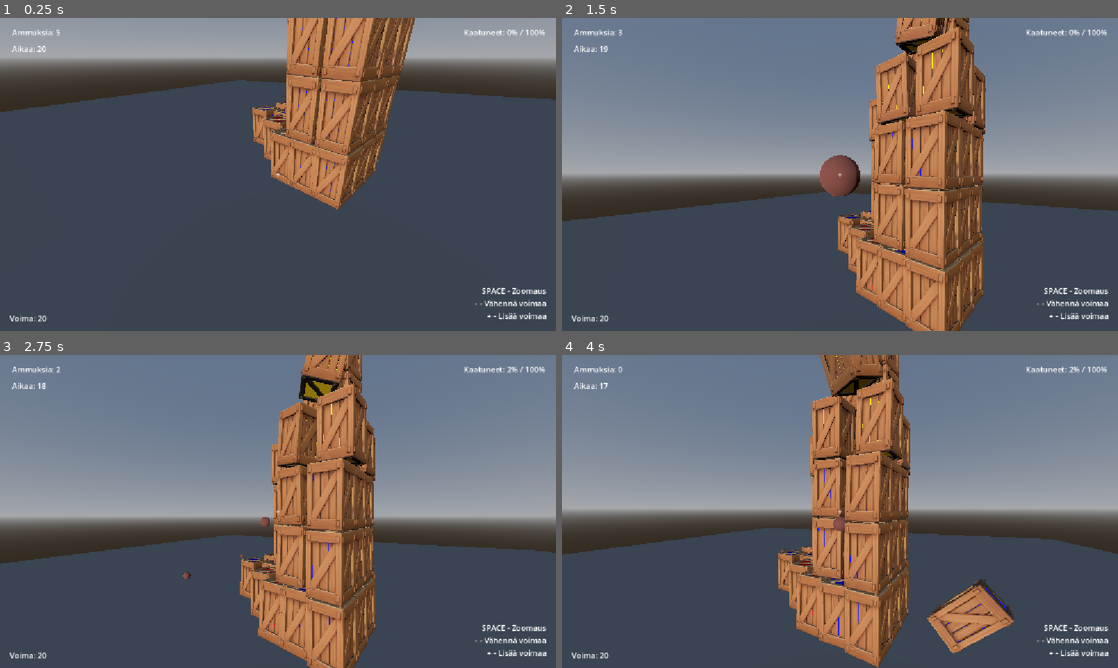
Above: before the commit, frames 1-4 (two rows, left to right).
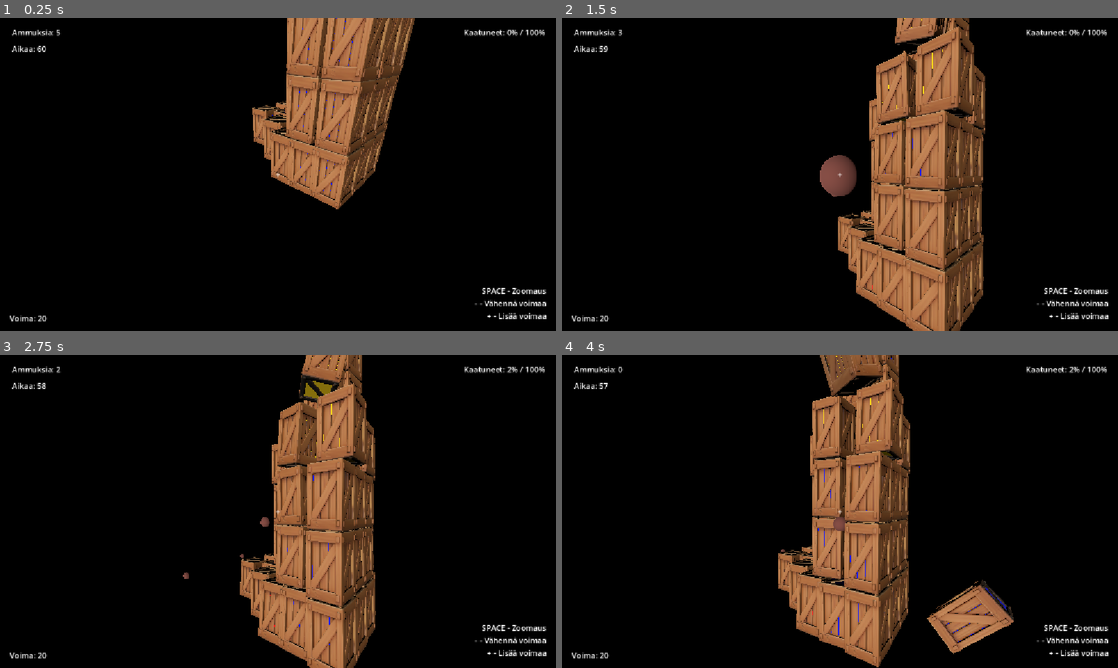
Above: after the commit, the same moments.

Repository: santtu-kumpulainen/3d-fysiikkapeli
Game: Godot game, scene res://scenes/levels/level_2.tscn
Two runs of this game, one before a commit and one after it. Both use one fixed random seed, a clock stepped at 60 frames per second and the inputs below. This scene is started directly instead of the project's main scene.
Inputs (mouse positions are in pixels of both pictures, inside the frame that each line leads up to):
- Up to frame 1 (0.25 s): no input
- Up to frame 2 (1.5 s): tap Enter at 0.5 s; move the mouse to (867, 174) at 0.52 s; tap R at 0.6, 1.35 s; click (867, 174) at 0.67 s; tap Space at 0.77 s; move the mouse to (812, 174) at 1.27 s; click (812, 174) at 1.42 s
- Up to frame 3 (2.75 s): tap Space at 1.52 s; move the mouse to (289, 505) at 2.02 s; tap R at 2.1 s; click (289, 505) at 2.17 s
- Up to frame 4 (4 s): move the mouse to (834, 517) at 2.77 s; tap R at 2.85, 3.6 s; click (834, 517) at 2.92 s; tap Space at 3.02, 3.77 s; move the mouse to (878, 514) at 3.52 s; click (878, 514) at 3.67 s

The runs differ from the first frame. In frame 1, 88% of the frame differs, in the area x 0-100%, y 0-100%; in frame 2, 80%; in frame 3, 83%; in frame 4, 82%.

Commit message:
Added ground textures and fixed sadows

Diff:
--- /dev/null
+++ b/3d_fysiikkapeli/assets/ground_texture/PavingStones142_2K-PNG.tres
@@ -0,0 +1,19 @@
+[gd_resource type="StandardMaterial3D" load_steps=6 format=3 uid="acg_52w6xrmn"]
+
+[ext_resource type="Texture2D" uid="uid://acg_74dtugj0" id="Color" path="./PavingStones142_2K-PNG_Color.png"]
+[ext_resource type="Texture2D" uid="uid://acg_ctnbvfwz" id="AmbientOcclusion" path="./PavingStones142_2K-PNG_AmbientOcclusion.png"]
+[ext_resource type="Texture2D" uid="uid://acg_6iwn7clf" id="Displacement" path="./PavingStones142_2K-PNG_Displacement.png"]
+[ext_resource type="Texture2D" uid="uid://acg_1b0k83rz" id="Roughness" path="./PavingStones142_2K-PNG_Roughness.png"]
+[ext_resource type="Texture2D" uid="uid://acg_io7r5law" id="NormalGL" path="./PavingStones142_2K-PNG_NormalGL.png"]
+[resource]
+albedo_texture = ExtResource("Color")
+ao_enabled = true
+ao_texture = ExtResource("AmbientOcclusion")
+ao_texture_channel = 4
+roughness_texture = ExtResource("Roughness")
+roughness_texture_channel = 4
+normal_texture = ExtResource("NormalGL")
+normal_enabled = true
+heightmap_texture = ExtResource("Displacement")
+heightmap_scale = 1.0
+heightmap_enabled = true
--- /dev/null
+++ b/3d_fysiikkapeli/assets/sky/examples/day_sky.tres
@@ -0,0 +1,65 @@
+[gd_resource type="ShaderMaterial" load_steps=12 format=3 uid="uid://dh6ykun8bv60u"]
+
+[ext_resource type="Shader" path="res://sky/stylized_sky.gdshader" id="1_i5n5i"]
+
+[sub_resource type="Gradient" id="Gradient_hjww8"]
+offsets = PackedFloat32Array(0.48, 0.6)
+colors = PackedColorArray(1, 1, 1, 1, 1, 1, 1, 0)
+
+[sub_resource type="GradientTexture2D" id="GradientTexture2D_xucge"]
+gradient = SubResource("Gradient_hjww8")
+fill = 1
+fill_from = Vector2(0.5, 0.5)
+
+[sub_resource type="Curve" id="Curve_eapw0"]
+_data = [Vector2(0, 0), 0.0, 10.0, 0, 1, Vector2(0.1, 1), 0.0, 0.0, 0, 0, Vector2(1, 0.8), -0.222222, 0.0, 1, 0]
+point_count = 3
+
+[sub_resource type="CurveTexture" id="CurveTexture_pcewo"]
+texture_mode = 1
+curve = SubResource("Curve_eapw0")
+
+[sub_resource type="FastNoiseLite" id="FastNoiseLite_4c2cr"]
+
+[sub_resource type="NoiseTexture2D" id="NoiseTexture2D_lkl1w"]
+seamless = true
+noise = SubResource("FastNoiseLite_4c2cr")
+
+[sub_resource type="FastNoiseLite" id="FastNoiseLite_rs0k1"]
+fractal_octaves = 10
+
+[sub_resource type="NoiseTexture2D" id="NoiseTexture2D_or465"]
+seamless = true
+noise = SubResource("FastNoiseLite_rs0k1")
+
+[sub_resource type="FastNoiseLite" id="FastNoiseLite_nsbgi"]
+noise_type = 3
+
+[sub_resource type="NoiseTexture2D" id="NoiseTexture2D_27faw"]
+seamless = true
+noise = SubResource("FastNoiseLite_nsbgi")
+
+[resource]
+shader = ExtResource("1_i5n5i")
+shader_parameter/clouds_samples = 32
+shader_parameter/shadow_sample = 4
+shader_parameter/clouds_density = 0.4
+shader_parameter/clouds_scale = 1.0
+shader_parameter/clouds_smoothness = 0.03
+shader_parameter/clouds_light_color = Color(1, 1, 1, 1)
+shader_parameter/clouds_shadow_intensity = 3.5
+shader_parameter/cloud_shape_sampler = SubResource("NoiseTexture2D_or465")
+shader_parameter/cloud_noise_sampler = SubResource("NoiseTexture2D_lkl1w")
+shader_parameter/cloud_curves = SubResource("CurveTexture_pcewo")
+shader_parameter/high_clouds_density = 0.2
+shader_parameter/high_clouds_sampler = SubResource("NoiseTexture2D_27faw")
+shader_parameter/top_color = Color(0.34902, 0.588235, 1, 1)
+shader_parameter/bottom_color = Color(0, 0.329412, 0.968627, 1)
+shader_parameter/sun_scatter = Color(0.298039, 0.298039, 0.298039, 1)
+shader_parameter/astro_tint = Color(0.905882, 0.788235, 0.627451, 1)
+shader_parameter/astro_scale = 9.0
+shader_parameter/astro_intensity = 3.0
+shader_parameter/astro_sampler = SubResource("GradientTexture2D_xucge")
+shader_parameter/stars_intensity = 0.0
+shader_parameter/shooting_stars_intensity = 0.0
+shader_parameter/shooting_star_tint = null
--- /dev/null
+++ b/3d_fysiikkapeli/assets/sky/examples/night_sky.tres
@@ -0,0 +1,70 @@
+[gd_resource type="ShaderMaterial" load_steps=13 format=3 uid="uid://m80rmki4fbox"]
+
+[ext_resource type="Shader" path="res://sky/stylized_sky.gdshader" id="1_kacri"]
+[ext_resource type="Texture2D" uid="uid://dvuwb0yce4sb7" path="res://sky/assets/shooting_star_sampler.png" id="2_gp87k"]
+
+[sub_resource type="Gradient" id="Gradient_hjww8"]
+offsets = PackedFloat32Array(0.58, 0.6)
+colors = PackedColorArray(1, 1, 1, 1, 1, 1, 1, 0)
+
+[sub_resource type="GradientTexture2D" id="GradientTexture2D_vg6u4"]
+gradient = SubResource("Gradient_hjww8")
+width = 128
+height = 128
+fill = 1
+fill_from = Vector2(0.5, 0.5)
+
+[sub_resource type="Curve" id="Curve_eapw0"]
+_data = [Vector2(0, 0), 0.0, 10.0, 0, 1, Vector2(0.1, 1), 0.0, 0.0, 0, 0, Vector2(1, 0.8), -0.222222, 0.0, 1, 0]
+point_count = 3
+
+[sub_resource type="CurveTexture" id="CurveTexture_pcewo"]
+texture_mode = 1
+curve = SubResource("Curve_eapw0")
+
+[sub_resource type="FastNoiseLite" id="FastNoiseLite_4c2cr"]
+
+[sub_resource type="NoiseTexture2D" id="NoiseTexture2D_lkl1w"]
+seamless = true
+noise = SubResource("FastNoiseLite_4c2cr")
+
+[sub_resource type="FastNoiseLite" id="FastNoiseLite_rs0k1"]
+fractal_octaves = 10
+
+[sub_resource type="NoiseTexture2D" id="NoiseTexture2D_or465"]
+seamless = true
+seamless_blend_skirt = 1.0
+noise = SubResource("FastNoiseLite_rs0k1")
+
+[sub_resource type="FastNoiseLite" id="FastNoiseLite_4dufw"]
+noise_type = 3
+
+[sub_resource type="NoiseTexture2D" id="NoiseTexture2D_ol2j5"]
+seamless = true
+noise = SubResource("FastNoiseLite_4dufw")
+
+[resource]
+shader = ExtResource("1_kacri")
+shader_parameter/clouds_samples = 32
+shader_parameter/shadow_sample = 4
+shader_parameter/clouds_density = 0.4
+shader_parameter/clouds_scale = 1.0
+shader_parameter/clouds_smoothness = 0.05
+shader_parameter/clouds_light_color = Color(0.227451, 0.447059, 1, 1)
+shader_parameter/clouds_shadow_intensity = 8.0
+shader_parameter/cloud_shape_sampler = SubResource("NoiseTexture2D_or465")
+shader_parameter/cloud_noise_sampler = SubResource("NoiseTexture2D_lkl1w")
+shader_parameter/cloud_curves = SubResource("CurveTexture_pcewo")
+shader_parameter/high_clouds_density = 0.0
+shader_parameter/high_clouds_sampler = SubResource("NoiseTexture2D_ol2j5")
+shader_parameter/top_color = Color(0.027451, 0.101961, 0.25098, 1)
+shader_parameter/bottom_color = Color(0.027451, 0.101961, 0.25098, 1)
+shader_parameter/sun_scatter = Color(0.12549, 0.0862745, 0.372549, 1)
+shader_parameter/astro_tint = Color(1, 1, 1, 1)
+shader_parameter/astro_scale = 6.0
+shader_parameter/astro_intensity = 1.2
+shader_parameter/astro_sampler = SubResource("GradientTexture2D_vg6u4")
+shader_parameter/stars_intensity = 5.0
+shader_parameter/shooting_stars_intensity = 4.0
+shader_parameter/shooting_star_tint = Color(1, 0.662745, 0.419608, 1)
+shader_parameter/shooting_star_sampler = ExtResource("2_gp87k")
--- /dev/null
+++ b/3d_fysiikkapeli/assets/sky/examples/sky.tscn
@@ -0,0 +1,25 @@
+[gd_scene load_steps=4 format=3 uid="uid://cg3m5qnyxjev4"]
+
+[ext_resource type="Material" uid="uid://m80rmki4fbox" path="res://sky/examples/night_sky.tres" id="1_octoo"]
+
+[sub_resource type="Sky" id="Sky_ieg05"]
+sky_material = ExtResource("1_octoo")
+
+[sub_resource type="Environment" id="Environment_1eoep"]
+background_mode = 2
+sky = SubResource("Sky_ieg05")
+ambient_light_source = 2
+ambient_light_color = Color(0.45098, 0.333333, 0.309804, 1)
+ambient_light_energy = 0.5
+tonemap_mode = 2
+glow_enabled = true
+glow_bloom = 0.2
+
+[node name="Sky" type="Node3D"]
+
+[node name="WorldEnvironment" type="WorldEnvironment" parent="."]
+environment = SubResource("Environment_1eoep")
+
+[node name="DirectionalLight3D" type="DirectionalLight3D" parent="."]
+transform = Transform3D(0.984196, 0.113116, -0.136249, 0, 0.7694, 0.638767, 0.177085, -0.628672, 0.75724, 0, 0, 0)
+shadow_enabled = true
--- /dev/null
+++ b/3d_fysiikkapeli/assets/sky/stylized_sky.gdshader
@@ -0,0 +1,226 @@
+shader_type sky;
+render_mode use_half_res_pass;
+
+group_uniforms clouds;
+
+uniform sampler2D cloud_shape_sampler : filter_linear_mipmap_anisotropic, repeat_enable;
+uniform sampler2D cloud_noise_sampler : filter_linear_mipmap_anisotropic, repeat_enable;
+uniform sampler2D cloud_curves;
+
+uniform int clouds_samples : hint_range(8, 32, 8) = 16;
+uniform int shadow_sample : hint_range(1, 4, 1) = 4;
+
+uniform float clouds_density : hint_range(0.0, 1.0, 0.1) = 0.5;
+uniform float clouds_scale : hint_range(0.5, 1.5, 0.1) = 1.0;
+uniform float clouds_smoothness : hint_range(0.01, 0.1, 0.01) = 0.035;
+uniform vec3 clouds_light_color : source_color;
+uniform float clouds_shadow_intensity : hint_range(0.1, 10.0, 0.1) = 1.0;
+
+group_uniforms high_clouds;
+
+uniform sampler2D high_clouds_sampler;
+uniform float high_clouds_density : hint_range(0.0, 1.0, 0.05) = 0.0;
+
+group_uniforms sky;
+
+uniform vec3 top_color : source_color = vec3(1.0);
+uniform vec3 bottom_color : source_color = vec3(1.0);
+uniform vec3 sun_scatter : source_color = vec3(1.0);
+
+group_uniforms astro;
+
+uniform vec3 astro_tint : source_color;
+uniform sampler2D astro_sampler : repeat_disable, filter_linear_mipmap;
+uniform float astro_scale : hint_range(0.1, 10.0, 0.1) = 1.0;
+uniform float astro_intensity : hint_range(1.0, 3.0, 0.1) = 1.0;
+
+group_uniforms stars;
+
+uniform float stars_intensity : hint_range(0.0, 5.0, 0.1) = 0.0;
+
+group_uniforms shooting_stars;
+
+uniform float shooting_stars_intensity : hint_range(0.0, 10.0, 0.1) = 0.0;
+uniform sampler2D shooting_star_sampler : filter_linear, repeat_disable;
+uniform vec3 shooting_star_tint : source_color;
+
+float rand(float n){return fract(sin(n) * 43758.5453123);}
+
+// Voronoi method credit:
+// The MIT License
+// Copyright © 2013 Inigo Quilez
+// https://www.shadertoy.com/view/ldl3Dl
+
+vec3 hash( vec3 x ){
+	x = vec3( dot(x,vec3(127.1,311.7, 74.7)),
+			  dot(x,vec3(269.5,183.3,246.1)),
+			  dot(x,vec3(113.5,271.9,124.6)));
+	return fract(sin(x)*43758.5453123);
+}
+
+vec3 voronoi( in vec3 x ){
+	vec3 p = floor( x );
+	vec3 f = fract( x );
+
+	float id = 0.0;
+	vec2 res = vec2( 100.0 );
+	for( int k=-1; k<=1; k++ )
+	for( int j=-1; j<=1; j++ )
+	for( int i=-1; i<=1; i++ ) {
+		vec3 b = vec3( float(i), float(j), float(k) );
+		vec3 r = vec3( b ) - f + hash( p + b );
+		float d = dot( r, r );
+		if( d < res.x ) {
+			id = dot( p+b, vec3(1.0,57.0,113.0 ) );
+			res = vec2( d, res.x );
+		} else if( d < res.y ) {
+			res.y = d;
+		}
+    }
+    return vec3( sqrt( res ), abs(id) );
+}
+
+// https://stackoverflow.com/questions/18558910/direction-vector-to-rotation-matrix
+
+mat3 direction_to_matrix(vec3 direction) {
+	vec3 x_axis = normalize(cross(vec3(0.0, 1.0, 0.0), direction));
+	vec3 y_axis = normalize(cross(direction, x_axis));
+	return mat3(vec3(x_axis.x, y_axis.x, direction.x),
+				vec3(x_axis.y, y_axis.y, direction.y),
+				vec3(x_axis.z, y_axis.z, direction.z));
+}
+
+float cloud_density(vec3 p, float progress){
+	float t_o = TIME * 0.001;
+	float t_o_small = TIME * -0.005;
+	float noise = texture(cloud_noise_sampler, p.xy * 4.0 + t_o_small).x * 0.1 + 0.9;
+	float clouds_shape = texture(cloud_shape_sampler, (p.xy + t_o) * clouds_scale).x;
+	float height_curve = texture(cloud_curves, vec2(progress, 0.0)).x;
+	float base_density = 1.0 - clouds_density;
+	float density =
+	smoothstep(base_density - clouds_smoothness,
+	base_density + clouds_smoothness,
+	clouds_shape * noise * height_curve
+	);
+	return density;
+}
+
+vec2 cloud_ray_march(vec3 direction, vec3 sun_direction){
+
+	float density = 0.0;
+	float light = 0.0;
+
+	float height = 0.03;
+	vec3 sample_point = vec3(0.0, 0.0, 2.0);
+
+	int loop_offset = clouds_samples * 3;
+
+	for(int i = loop_offset; i < clouds_samples + loop_offset; i++) {
+		float progress = float(i) / float(clouds_samples);
+		sample_point = direction * height * progress;
+		float point_density = cloud_density(sample_point, progress);
+		density += point_density;
+
+		float point_light = 0.0;
+		for(int f = 0; f < shadow_sample; f++){
+			float shadow_progress = float(f) / float(shadow_sample);
+			vec3 shadow_offset = sun_direction * height * shadow_progress;
+			point_light += cloud_density(sample_point + shadow_offset, progress);
+		}
+		light += point_light;
+	}
+	return vec2(clamp(density, 0.0, 1.0), light / float(shadow_sample * clouds_samples));
+}
+
+vec3 random_direction(float seed){
+	float phi = rand(seed) * PI;
+	float costheta = rand(seed + 100.0) * 2.0 - 1.0;
+	float theta = acos(costheta);
+	return vec3( sin(theta) * cos(phi), (theta) * sin(phi), cos(theta) );
+}
+
+float get_shooting_star(vec3 eyedir){
+	float shooting_star = 0.0;
+	for(int i = 0; i < 4; i++){
+		float base_rand = rand(float(i));
+		float time = TIME + base_rand * 2.0;
+		float duration = 0.5 + base_rand;
+		float seed = floor(time / duration) * duration + base_rand;
+		float progress = mod(time, duration) / duration;
+		float rand_value = rand(seed + 100.0);
+		float rand_scale = base_rand * 10.0;
+		float a = rand_value * 0.8;
+		mat3 angle = mat3(vec3(cos(a), -sin(a), 0.0), vec3(sin(a), cos(a), 0.0), vec3(0.0, 0.0, 1.0));
+		vec3 shooting_dir = direction_to_matrix(random_direction(seed)) * angle * eyedir;
+		vec2 shooting_uv = ((shooting_dir.xy + vec2(0.0, progress * 0.4)) * (8.0 + rand_scale)) + vec2(0.5);
+
+		float shooting_mask = ceil(
+			clamp(shooting_uv.x * (1.0 - shooting_uv.x), 0.0, 1.0) *
+			clamp(shooting_uv.y * (1.0 - shooting_uv.y), 0.0, 1.0)
+			) * ceil(shooting_dir.z);
+
+		shooting_star = clamp(
+			shooting_star + texture(shooting_star_sampler, shooting_uv).x
+			* sin(progress * PI)
+			* shooting_mask * rand_value,
+		0.0, 1.0);
+	}
+	return clamp(shooting_star, 0.0, 1.0);
+}
+
+void sky() {
+
+	float horizon_mask = abs(EYEDIR.y);
+	float bottom_mask = smoothstep(0.5, 0.45, SKY_COORDS.y);
+
+	vec3 dir = direction_to_matrix(LIGHT0_DIRECTION) * EYEDIR;
+	vec2 astro_uv = (-(dir.xy / dir.z) * astro_scale) + vec2(0.5);
+	float astro_mask = ceil(
+		clamp(astro_uv.x * (1.0 - astro_uv.x), 0.0, 1.0) *
+		clamp(astro_uv.y * (1.0 - astro_uv.y), 0.0, 1.0)
+		) * ceil(dir.z);
+	vec4 astro_color = texture(astro_sampler, astro_uv);
+
+	// Sky color
+
+	vec3 sky_gradient = mix(bottom_color.rgb, top_color.rgb, clamp(EYEDIR.y, 0.0, 1.0));
+	vec3 sunset_color = sun_scatter * (1.0 - horizon_mask);
+	vec3 sky_color = clamp(sky_gradient + sunset_color, 0.0, 1.0);
+
+	// Stars
+
+	if(stars_intensity > 0.0){
+		vec2 stars = voronoi(EYEDIR * 25.0).xz;
+		sky_color += smoothstep(0.025 + ((1.0 + sin(TIME + stars.y)) / 2.0) * 0.05, 0.0, stars.x) * stars_intensity;
+	}
+
+	// Add shooting stars
+
+	if(shooting_stars_intensity > 0.0){
+		sky_color += get_shooting_star(EYEDIR) * shooting_stars_intensity * shooting_star_tint;
+	}
+
+	// Add astro
+
+	sky_color = mix(sky_color, astro_color.rgb * astro_intensity * astro_tint, astro_color.a * astro_mask * bottom_mask);
+
+	// Add high clouds
+
+	if(high_clouds_density > 0.0){
+		vec2 high_clouds_uv = (EYEDIR.xz / clamp(EYEDIR.y, 0.0, 1.0)) * 0.25 + TIME * 0.001;
+		float high_clouds_mask = texture(high_clouds_sampler, high_clouds_uv).x;
+		sky_color = mix(sky_color, clouds_light_color, smoothstep(0.0, 1.0, high_clouds_mask) * horizon_mask * bottom_mask * high_clouds_density);
+	}
+
+	// clouds
+	if (AT_HALF_RES_PASS) {
+		vec3 clouds_direction = vec3(EYEDIR.xz / clamp(EYEDIR.y, 0.0, 1.0), 1.0);
+		vec2 clouds = EYEDIR.y > 0.0 ? cloud_ray_march(clouds_direction, LIGHT0_DIRECTION) : vec2(0.0);
+
+		COLOR = mix(bottom_color, clouds_light_color, exp(-clouds.y * clouds_shadow_intensity));
+		ALPHA = (1.0 - exp(-clouds.x * horizon_mask * bottom_mask * 10.0));
+
+	}else{
+		COLOR.rgb = mix(sky_color, HALF_RES_COLOR.rgb, HALF_RES_COLOR.a);
+	}
+}
--- a/3d_fysiikkapeli/scenes/levels/level_2.tscn
+++ b/3d_fysiikkapeli/scenes/levels/level_2.tscn
@@ -3,15 +3,40 @@
 [ext_resource type="Script" uid="uid://bkc6llry8sdku" path="res://scenes/root.gd" id="1_pbc48"]
 [ext_resource type="PackedScene" uid="uid://b7yy3xi4c0r27" path="res://scenes/projectile.tscn" id="2_eqxsl"]
 [ext_resource type="PackedScene" uid="uid://ddibfshvvympk" path="res://scenes/box.tscn" id="3_b4j7a"]
-
-[sub_resource type="ProceduralSkyMaterial" id="ProceduralSkyMaterial_t1fed"]
+[ext_resource type="Shader" uid="uid://cwsyg2xub2mur" path="res://assets/sky/stylized_sky.gdshader" id="3_l37oo"]
+[ext_resource type="Texture2D" uid="uid://dvuwb0yce4sb7" path="res://assets/sky/assets/shooting_star_sampler.png" id="4_qpwj6"]
+
+[sub_resource type="ShaderMaterial" id="ShaderMaterial_ibugp"]
+shader = ExtResource("3_l37oo")
+shader_parameter/clouds_samples = 16
+shader_parameter/shadow_sample = 4
+shader_parameter/clouds_density = 0.5
+shader_parameter/clouds_scale = 1.0
+shader_parameter/clouds_smoothness = 0.035
+shader_parameter/clouds_light_color = Color(0, 0, 0, 1)
+shader_parameter/clouds_shadow_intensity = 1.0
+shader_parameter/high_clouds_density = 0.0
+shader_parameter/top_color = Color(1, 1, 1, 1)
+shader_parameter/bottom_color = Color(1, 1, 1, 1)
+shader_parameter/sun_scatter = Color(1, 1, 1, 1)
+shader_parameter/astro_tint = Color(0, 0, 0, 1)
+shader_parameter/astro_scale = 1.0
+shader_parameter/astro_intensity = 1.0
+shader_parameter/stars_intensity = 0.70000001043084
+shader_parameter/shooting_stars_intensity = 0.90000001341108
+shader_parameter/shooting_star_sampler = ExtResource("4_qpwj6")
+shader_parameter/shooting_star_tint = Color(0.32420272, 0.32420275, 0.32420272, 1)
 
 [sub_resource type="Sky" id="Sky_py7em"]
-sky_material = SubResource("ProceduralSkyMaterial_t1fed")
-
-[sub_resource type="Environment" id="Environment_7up8o"]
+sky_material = SubResource("ShaderMaterial_ibugp")
+
+[sub_resource type="Environment" id="Environment_8qukl"]
 background_mode = 2
 sky = SubResource("Sky_py7em")
+ambient_light_sky_contribution = 0.9
+volumetric_fog_enabled = true
+volumetric_fog_detail_spread = 2.1435468
+volumetric_fog_sky_affect = 0.635
 
 [sub_resource type="BoxShape3D" id="BoxShape3D_py7em"]
 size = Vector3(20.002, 1, 20)
@@ -26,8 +51,8 @@
 [node name="DirectionalLight3D" type="DirectionalLight3D" parent="." unique_id=1815335512]
 transform = Transform3D(1, 0, 0, 0, 1, 0, 0, 0, 1, -63.04138, 11.11883, -23.560274)
 
-[node name="WorldEnvironment" type="WorldEnvironment" parent="." unique_id=1157148032]
-environment = SubResource("Environment_7up8o")
+[node name="WorldEnvironment" type="WorldEnvironment" parent="." unique_id=883375692]
+environment = SubResource("Environment_8qukl")
 
 [node name="WorldEdge" type="StaticBody3D" parent="." unique_id=121197124]
 transform = Transform3D(1, 0, 0, 0, 1, 0, 0, 0, 1, 0, 0.5, 0)
--- a/3d_fysiikkapeli/scenes/root.gd
+++ b/3d_fysiikkapeli/scenes/root.gd
@@ -20,7 +20,7 @@
 
 const MENU_SCENE := "res://scenes/main_menu.tscn"
 
-var time_left: float = 20.0
+var time_left: float = 60.0
 var ammo_left: int = 5
 var game_over: bool = false
 var camera_pitch: float = 0.0
@@ -173,7 +173,7 @@
 	projectile.global_position = camera.global_position + direction * 1.5
 	projectile.apply_central_impulse(direction * force)
 
-	# Odota fysiikan käsittelyä viimeisen laukauksen jälkeen.
+	# Wait for blocks
 	if ammo_left == 0:
 		await get_tree().create_timer(5.0).timeout
 		if not game_over:
--- a/3d_fysiikkapeli/scenes/root.tscn
+++ b/3d_fysiikkapeli/scenes/root.tscn
@@ -3,18 +3,46 @@
 [ext_resource type="PackedScene" uid="uid://ddibfshvvympk" path="res://scenes/box.tscn" id="1_j5px3"]
 [ext_resource type="Script" uid="uid://bkc6llry8sdku" path="res://scenes/root.gd" id="1_twpsu"]
 [ext_resource type="PackedScene" uid="uid://b7yy3xi4c0r27" path="res://scenes/projectile.tscn" id="2_twpsu"]
-
-[sub_resource type="ProceduralSkyMaterial" id="ProceduralSkyMaterial_t1fed"]
-
-[sub_resource type="Sky" id="Sky_py7em"]
-sky_material = SubResource("ProceduralSkyMaterial_t1fed")
+[ext_resource type="Shader" uid="uid://cwsyg2xub2mur" path="res://assets/sky/stylized_sky.gdshader" id="3_sqa0i"]
+[ext_resource type="Texture2D" uid="uid://dvuwb0yce4sb7" path="res://assets/sky/assets/shooting_star_sampler.png" id="4_jh1ax"]
+[ext_resource type="Material" path="res://assets/ground_texture/PavingStones142_2K-PNG.tres" id="5_kycxp"]
+
+[sub_resource type="ShaderMaterial" id="ShaderMaterial_jh1ax"]
+shader = ExtResource("3_sqa0i")
+shader_parameter/clouds_samples = 16
+shader_parameter/shadow_sample = 4
+shader_parameter/clouds_density = 0.5
+shader_parameter/clouds_scale = 1.0
+shader_parameter/clouds_smoothness = 0.035
+shader_parameter/clouds_light_color = Color(0, 0, 0, 1)
+shader_parameter/clouds_shadow_intensity = 1.0
+shader_parameter/high_clouds_density = 0.0
+shader_parameter/top_color = Color(1, 1, 1, 1)
+shader_parameter/bottom_color = Color(1, 1, 1, 1)
+shader_parameter/sun_scatter = Color(1, 1, 1, 1)
+shader_parameter/astro_tint = Color(0, 0, 0, 1)
+shader_parameter/astro_scale = 1.0
+shader_parameter/astro_intensity = 1.0
+shader_parameter/stars_intensity = 0.70000001043084
+shader_parameter/shooting_stars_intensity = 0.90000001341108
+shader_parameter/shooting_star_sampler = ExtResource("4_jh1ax")
+shader_parameter/shooting_star_tint = Color(0.32420272, 0.32420275, 0.32420272, 1)
+
+[sub_resource type="Sky" id="Sky_jh1ax"]
+sky_material = SubResource("ShaderMaterial_jh1ax")
 
 [sub_resource type="Environment" id="Environment_7up8o"]
 background_mode = 2
-sky = SubResource("Sky_py7em")
+sky = SubResource("Sky_jh1ax")
+ambient_light_sky_contribution = 0.9
+volumetric_fog_enabled = true
+volumetric_fog_detail_spread = 2.1435468
+volumetric_fog_sky_affect = 0.635
 
 [sub_resource type="BoxShape3D" id="BoxShape3D_py7em"]
 size = Vector3(20.002, 1, 20)
+
+[sub_resource type="StandardMaterial3D" id="StandardMaterial3D_sqa0i"]
 
 [sub_resource type="BoxMesh" id="BoxMesh_t1fed"]
 size = Vector3(53.161133, 1.0594482, 47.689453)
@@ -25,6 +53,8 @@
 
 [node name="DirectionalLight3D" type="DirectionalLight3D" parent="." unique_id=1815335512]
 transform = Transform3D(1, 0, 0, 0, 1, 0, 0, 0, 1, -63.04138, 11.11883, -23.560274)
+light_color = Color(0.7114005, 0.6279816, 0.37595296, 1)
+shadow_enabled = true
 
 [node name="WorldEnvironment" type="WorldEnvironment" parent="." unique_id=1157148032]
 environment = SubResource("Environment_7up8o")
@@ -38,6 +68,8 @@
 
 [node name="MeshInstance3D" type="MeshInstance3D" parent="WorldEdge" unique_id=1747503662]
 transform = Transform3D(1, 0, 0, 0, 0.9919796, 0, 0, 0, 1, -9.880425, -1.0447385, -8.546465)
+material_override = ExtResource("5_kycxp")
+material_overlay = SubResource("StandardMaterial3D_sqa0i")
 mesh = SubResource("BoxMesh_t1fed")
 
 [node name="Camera3D" type="Camera3D" parent="." unique_id=590611728]
Binary file added: 3d_fysiikkapeli/assets/ground_texture/PavingStones142.png
Not shown, added: 3d_fysiikkapeli/assets/ground_texture/PavingStones142.png.import
Not shown, added: 3d_fysiikkapeli/assets/ground_texture/PavingStones142_2K-PNG.blend.import
Binary file added: 3d_fysiikkapeli/assets/ground_texture/PavingStones142_2K-PNG_AmbientOcclusion.png
Not shown, added: 3d_fysiikkapeli/assets/ground_texture/PavingStones142_2K-PNG_AmbientOcclusion.png.import
Not shown, added: 3d_fysiikkapeli/assets/ground_texture/PavingStones142_2K-PNG_Color.png.import
Binary file added: 3d_fysiikkapeli/assets/ground_texture/PavingStones142_2K-PNG_Displacement.png
Not shown, added: 3d_fysiikkapeli/assets/ground_texture/PavingStones142_2K-PNG_Displacement.png.import
Not shown, added: 3d_fysiikkapeli/assets/ground_texture/PavingStones142_2K-PNG_NormalDX.png.import
Not shown, added: 3d_fysiikkapeli/assets/ground_texture/PavingStones142_2K-PNG_NormalGL.png.import
Binary file added: 3d_fysiikkapeli/assets/ground_texture/PavingStones142_2K-PNG_Roughness.png
Not shown, added: 3d_fysiikkapeli/assets/ground_texture/PavingStones142_2K-PNG_Roughness.png.import
(and 19 more such lines)
